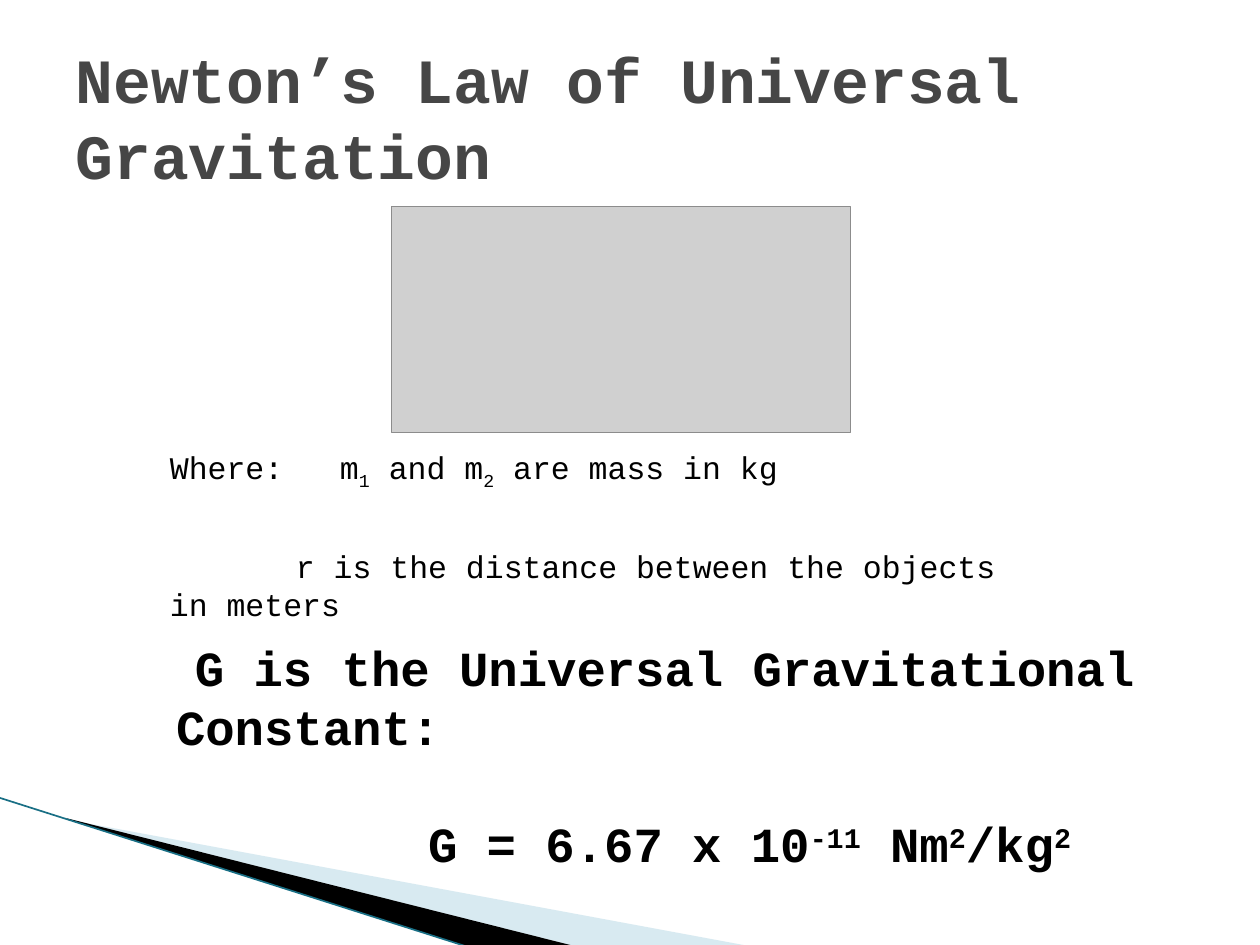
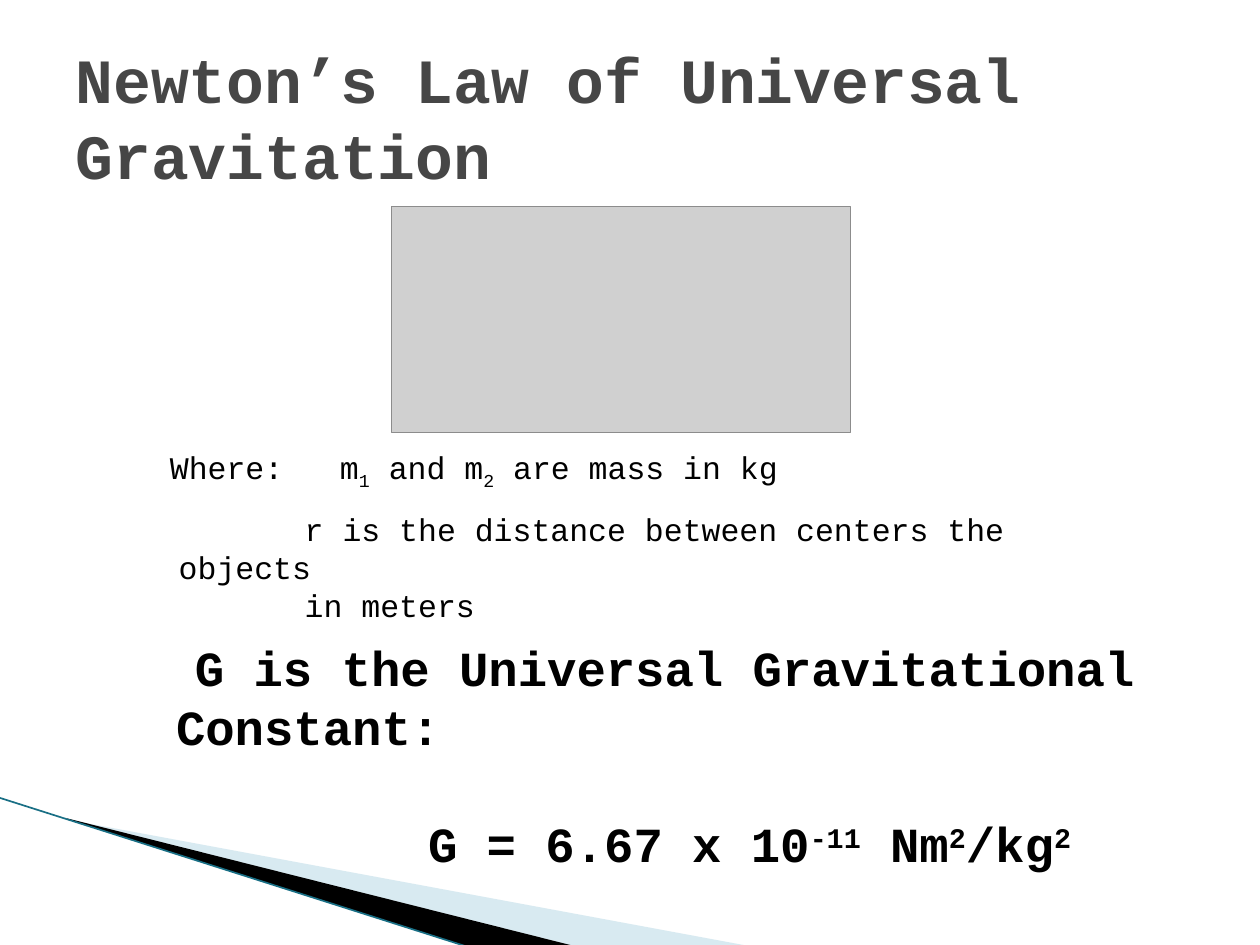
Before and after one commit to Greg5519/SPH3U0, a slide deck: slide 7 of Unit 4 Dynamics/Day08 UniversalGravity/Newton’s Law of Universal Gravitation.pptx. Drawn at 1260x945 pixels with LibreOffice and Linux fonts; fonts in the diff are those of the drawing; grey boxes stand for pictures; background and template pictures are left out. Boxes give left, top, right and bottom in pixels: in the first picture for what was removed or moved away, otherwise in the second. Text is boxed around its words. In the diff, an @@ line names an element or a change of style, - is before the commit and + after.

```diff
--- a/Unit 4 Dynamics/Day08 UniversalGravity/Newton’s Law of Universal Gravitation.pptx
+++ b/Unit 4 Dynamics/Day08 UniversalGravity/Newton’s Law of Universal Gravitation.pptx
@@ text at [179,519,1004,618]: text changed @@
-r is the distance between the objects in meters
+r is the distance between centers the objects
+in meters
```
Also in this commit, not shown: 1 other file.
